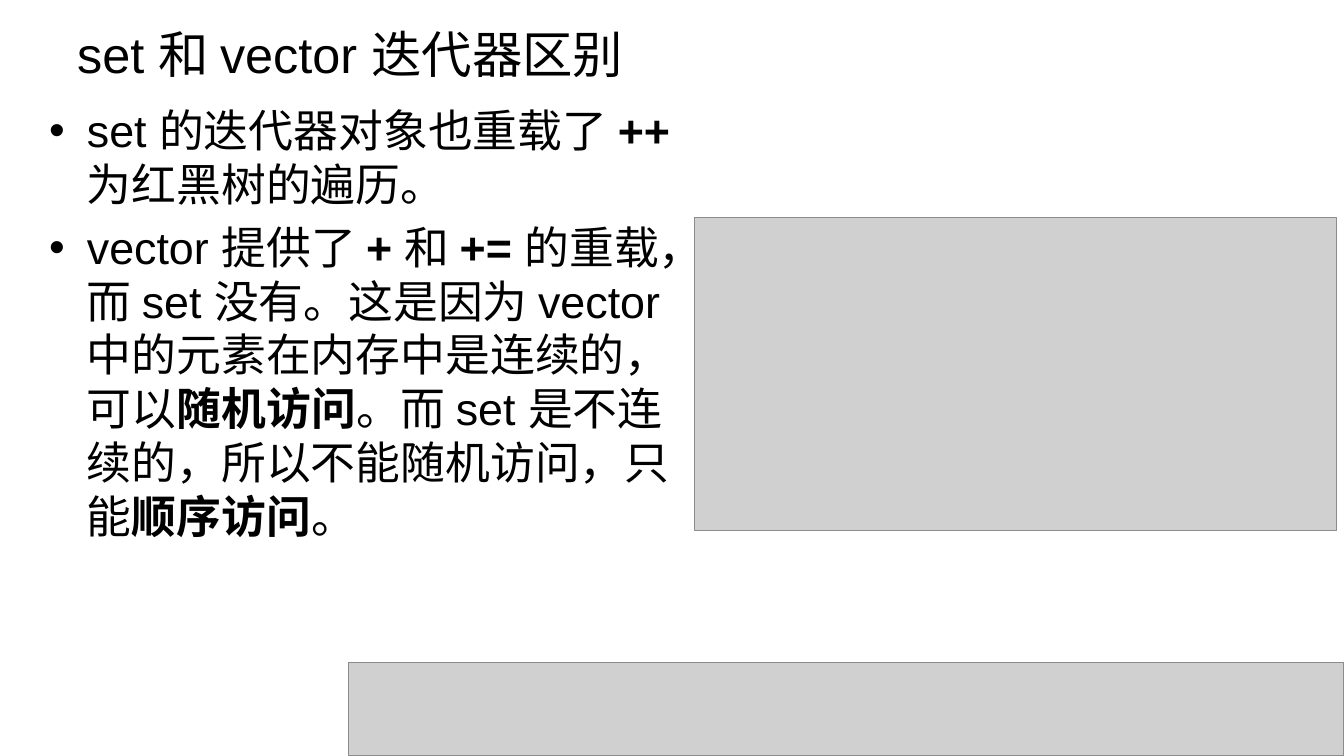
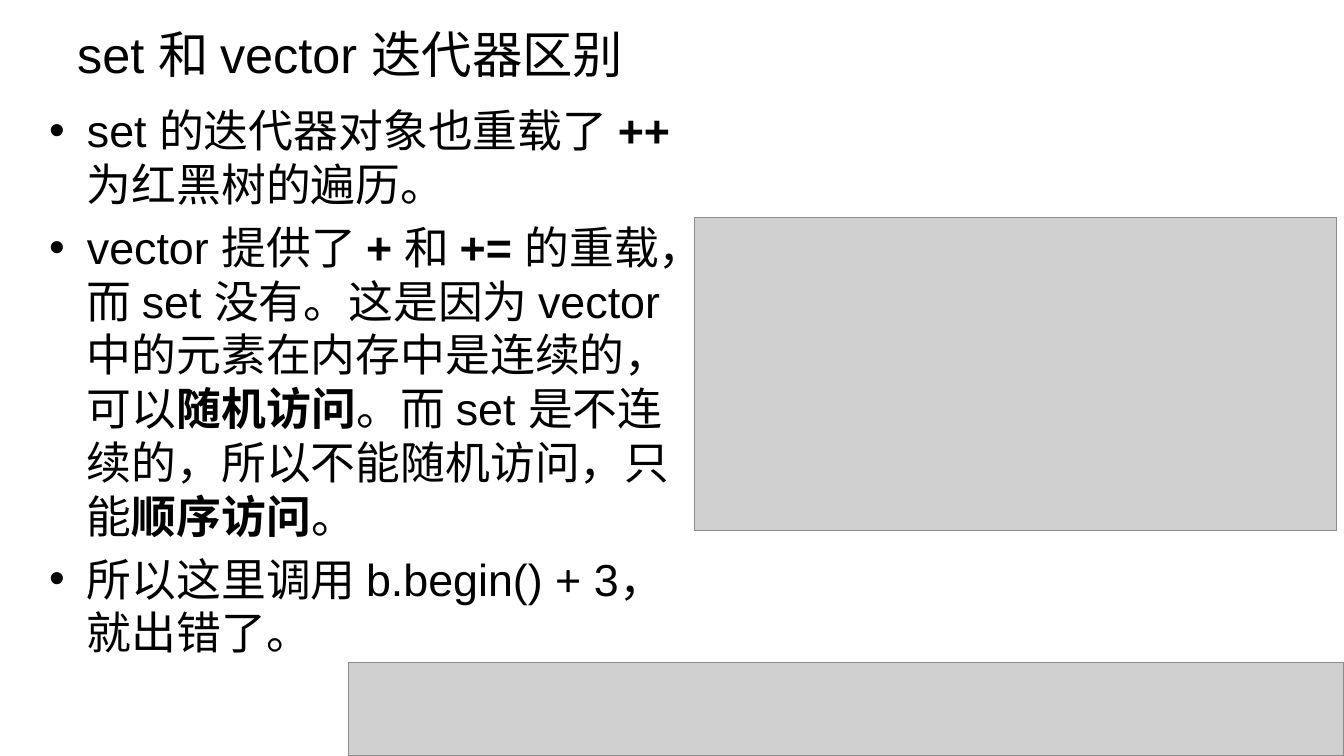
Before and after one commit to parallel101/course, a slide deck: slide 5 of 14/slides.pptx (slide 4 before the commit). Drawn at 1344x756 pixels with LibreOffice and Linux fonts; fonts in the diff are those of the drawing; grey boxes stand for pictures; background and template pictures are left out. Boxes give left, top, right and bottom in pixels: in the first picture for what was removed or moved away, otherwise in the second. Text is boxed around its words. In the diff, an @@ line names an element or a change of style, - is before the commit and + after.

```diff
--- a/14/slides.pptx
+++ b/14/slides.pptx
@@ text at (87, 558, 664, 653): paragraph added @@
+• 所以这里调用 b.begin() + 3，就出错了。
```
Also in this commit, not shown: 1 other slide changed, 13 slides added, 17 other files.
